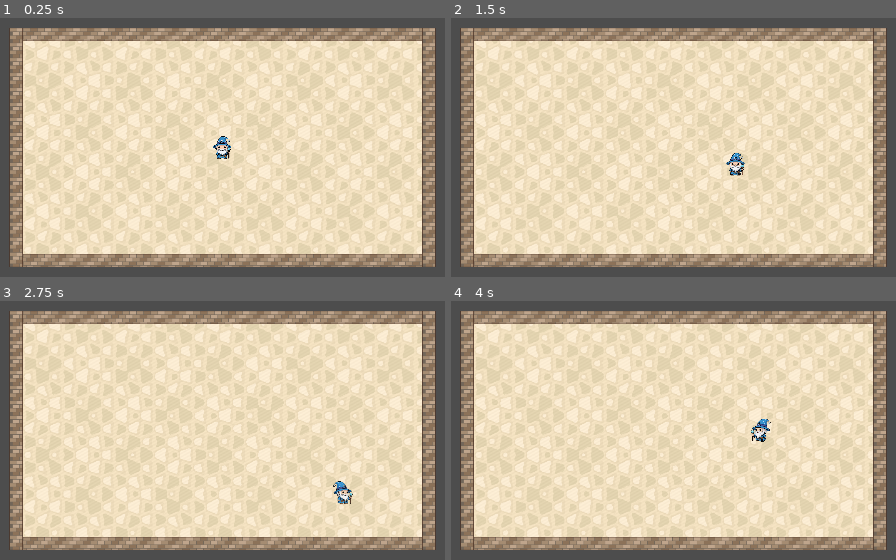
Above: before the commit, frames 1-4 (two rows, left to right).
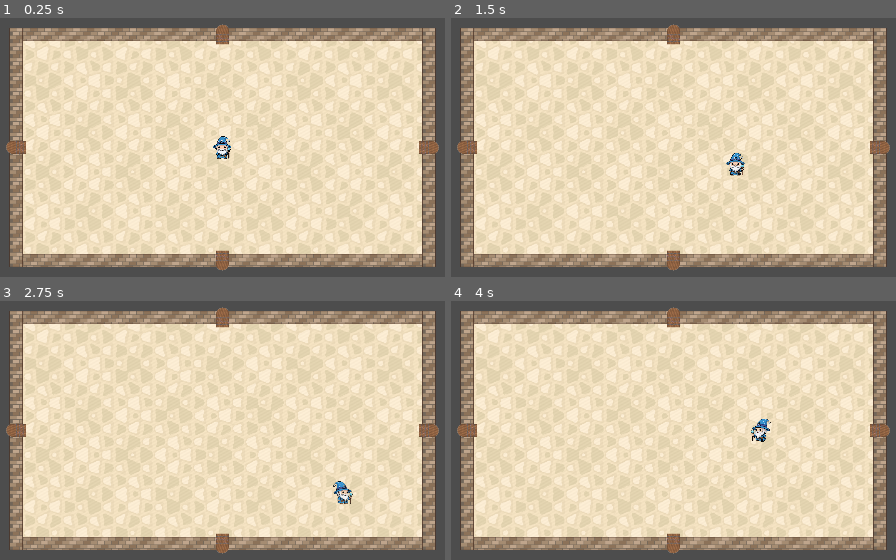
Above: after the commit, the same moments.

Repository: dsuarezmarra/spellloop
Game: Godot game, scene res://scenes/test/SimpleRoomTest.tscn
Same seed, same stepped clock (60 frames per second), same inputs: the game is played once before the commit and once after it.
Inputs (mouse positions are in pixels of both pictures, inside the frame that each line leads up to):
- Up to frame 1 (0.25 s): no input
- Up to frame 2 (1.5 s): tap Enter (ui_accept) at 0.5, 0.77 s; move the mouse to (851, 124) at 0.52 s; press the mouse at (851, 124) at 0.53 s; hold D (move_right) 0.53-1.28 s; move the mouse to (513, 170) at 1.27 s; release the mouse at (513, 170) at 1.28 s; hold S (move_down) from 1.28 s (still down); tap Shift (dash) at 1.35 s
- Up to frame 3 (2.75 s): tap Enter (ui_accept) at 1.52 s; move the mouse to (302, 332) at 2.02 s; release S (move_down) at 2.03 s; hold D (move_right) from 2.03 s (still down); tap R at 2.1 s
- Up to frame 4 (4 s): move the mouse to (633, 521) at 2.77 s; release D (move_right) at 2.78 s; hold W (move_up) 2.78-3.53 s; click (633, 521) at 2.85 s; tap Enter (ui_accept) at 3.02, 3.77 s; move the mouse to (outside the picture) at 3.52 s; hold A (move_left) from 3.53 s (still down); tap Shift (dash) at 3.6 s

The runs differ from the first frame. In frame 1, 0.8% of the frame differs, in the area x 1-99%, y 2-98%; in frame 2, 0.8%; in frame 3, 0.8%; in frame 4, 0.8%.
Error before the commit: Invalid operands 'float' and 'int' in operator '%'. (res://scripts/utils/MagicWallTextures.gd:140)

Commit message:
refactor: Optimizar la creación de puertas y texturas en el sistema de habitaciones

Diff:
--- a/project/scripts/test/SimpleRoomTest.gd
+++ b/project/scripts/test/SimpleRoomTest.gd
@@ -58,9 +58,7 @@
 	create_optimized_wall("left")
 	create_optimized_wall("right")
 
-	# Crear puertas (aberturas en las paredes)
-	create_test_door(Vector2(480, 0), "ARRIBA")
-	create_test_door(Vector2(480, 512), "ABAJO")
+	print("✅ Sala básica creada")
 
 func create_sand_floor():
 	"""Crear suelo de arena clara para toda el área de juego"""
@@ -104,43 +102,46 @@
 	print("✅ Suelo de arena creado - Área: ", floor_size, " en posición ", floor_pos)
 
 func create_magic_doors():
-	"""Crear puertas mágicas perfectamente alineadas con el grosor de pared (32px)"""
-	print("🚪 Creando puertas mágicas perfectamente dimensionadas")
-
-	# DIMENSIONES EXACTAS: Las puertas deben tener el EXACTO grosor de pared
-	var wall_thickness = 32.0
-	var door_width = wall_thickness        # Ancho = grosor de pared exacto
-	var door_height = wall_thickness * 1.5 # Alto proporcionado (48px)
-
-	# POSICIONES EXACTAS alineadas a los bordes exteriores
-	# Puerta superior - en el borde superior (y=0) centrada horizontalmente
+	"""Crear puertas mágicas perfectamente alineadas - COINCIDENCIA EXACTA con paredes"""
+	print("🚪 Creando puertas con dimensiones EXACTAS de paredes")
+
+	# DIMENSIONES EXACTAS de las paredes según create_optimized_wall
+	var wall_thickness = 32.0  # Mismo grosor exacto que visual_size de paredes
+	var door_base_width = wall_thickness    # 32px - coincidencia exacta
+	var door_base_height = wall_thickness * 1.5  # 48px - proporcionado
+
+	# TODAS las puertas usan las mismas dimensiones base
+	var door_size = Vector2(door_base_width, door_base_height)
+
+	# POSICIONES EXACTAS - Coinciden con las posiciones visuales reales de las paredes
+	# Puerta superior - Pared visual: Y=0 a Y=32, centro en Y=16
 	create_single_door("top",
-		Vector2(512 - door_width/2, 0),  # Centrada en X, pegada arriba
-		Vector2(door_width, door_height), 0)
-
-	# Puerta derecha - en el borde derecho (x=1024-32) centrada verticalmente
+		Vector2(512, 16),  # Centro horizontal de pantalla, centro vertical de pared superior
+		door_size, 0)
+
+	# Puerta derecha - Pared visual: X=992 a X=1024, centro en X=1008
 	create_single_door("right",
-		Vector2(1024 - wall_thickness, 288 - door_width/2),  # Pegada a la derecha, centrada en Y
-		Vector2(door_height, door_width), 90)  # Rotada 90°
-
-	# Puerta inferior - en el borde inferior (y=576-32) centrada horizontalmente
+		Vector2(1008, 288),  # Centro de pared derecha, centro vertical de pantalla
+		door_size, 90)
+
+	# Puerta inferior - Pared visual: Y=544 a Y=576, centro en Y=560
 	create_single_door("bottom",
-		Vector2(512 - door_width/2, 576 - wall_thickness),  # Centrada en X, pegada abajo
-		Vector2(door_width, door_height), 180)  # Rotada 180°
-
-	# Puerta izquierda - en el borde izquierdo (x=0) centrada verticalmente
+		Vector2(512, 560),  # Centro horizontal de pantalla, centro vertical de pared inferior
+		door_size, 180)
+
+	# Puerta izquierda - Pared visual: X=0 a X=32, centro en X=16
 	create_single_door("left",
-		Vector2(0, 288 - door_width/2),  # Pegada a la izquierda, centrada en Y
-		Vector2(door_height, door_width), 270)  # Rotada 270°
-
-	print("✅ Puertas mágicas perfectamente alineadas creadas: ", doors.size())
+		Vector2(16, 288),  # Centro de pared izquierda, centro vertical de pantalla
+		door_size, 270)
+
+	print("✅ Puertas con coincidencia EXACTA de grosor creadas: ", doors.size())
 
 func create_single_door(direction: String, pos: Vector2, size: Vector2, rotation_deg: float):
-	"""Crear una puerta individual perfectamente posicionada"""
+	"""Crear una puerta individual - TODAS IGUALES, solo rotadas"""
 	var door = Node2D.new()
 	var door_visual = TextureRect.new()
 
-	# Crear textura de puerta cerrada inicialmente
+	# Crear textura de puerta cerrada inicialmente - MISMA TEXTURA PARA TODAS
 	var door_texture = MagicWallTextures.create_magic_door_texture(false, size)
 
 	# Configurar visual de la puerta
@@ -149,30 +150,12 @@
 	door_visual.position = Vector2(-size.x/2, -size.y/2)  # Centrar en el pivot
 	door_visual.z_index = 15  # Por encima de paredes
 
-	# Configurar rotación
+	# Configurar rotación - SIMPLE, sin cálculos complicados
 	door.rotation_degrees = rotation_deg
 
-	# POSICIONAMIENTO PRECISO: El pivot debe estar en el centro de la puerta
-	# pero la puerta debe estar perfectamente alineada en el borde
-	var pivot_pos = pos
-
-	match direction:
-		"top":
-			# Puerta superior: pivot en el centro inferior de la puerta
-			pivot_pos = Vector2(pos.x + size.x/2, pos.y + size.y/2)
-		"bottom":
-			# Puerta inferior: pivot en el centro superior de la puerta
-			pivot_pos = Vector2(pos.x + size.x/2, pos.y + size.y/2)
-		"left":
-			# Puerta izquierda: pivot en el centro derecho de la puerta
-			pivot_pos = Vector2(pos.x + size.x/2, pos.y + size.y/2)
-		"right":
-			# Puerta derecha: pivot en el centro izquierdo de la puerta
-			pivot_pos = Vector2(pos.x + size.x/2, pos.y + size.y/2)
-
-	# Ensamblar puerta
+	# Ensamblar puerta - POSICIÓN DIRECTA
 	door.add_child(door_visual)
-	door.position = pivot_pos
+	door.position = pos  # Usar posición directamente
 	door.z_index = 15
 
 	# Datos de la puerta para control
--- a/project/scripts/utils/MagicWallTextures.gd
+++ b/project/scripts/utils/MagicWallTextures.gd
@@ -82,8 +82,8 @@
 	var shadow_color = Color(0.2, 0.15, 0.1, 1.0)   # Sombra profunda
 
 	var center_x = width / 2.0
-	var arch_radius = width / 2.0 - 1
-	var arch_height = arch_radius
+	var arch_radius = width / 2.0  # USAR TODO EL ANCHO - Sin restar
+	var arch_height = int(arch_radius)
 
 	# Crear forma de arco con mejor definición
 	for y in range(height):
@@ -94,20 +94,16 @@
 			var is_door = false
 			var is_border = false
 
-			if y >= arch_height and y < height - 1:
-				# Parte rectangular de la puerta
-				if x >= 1 and x < width - 1:
+			if y >= arch_height and y < height:
+				# Parte rectangular de la puerta - USAR TODO EL ANCHO SIN BORDES
+				if x >= 0 and x < width:
 					is_door = true
-				if x == 1 or x == width - 2:
-					is_border = true
 			else:
-				# Parte del arco
+				# Parte del arco - USAR TODO EL RADIO HASTA LOS BORDES
 				var dy = arch_height - y
 				var distance = sqrt(dx * dx + dy * dy)
-				if distance <= arch_radius - 1 and y >= 1:
+				if distance <= arch_radius and y >= 0:  # Usar TODO el radio disponible
 					is_door = true
-				elif distance <= arch_radius and y >= 1:
-					is_border = true
 
 			if is_door:
 				# Textura de madera mejorada con paneles
@@ -136,7 +132,7 @@
 					base_color = base_color.lerp(wood_dark, 0.3)
 
 				# Bandas metálicas decorativas horizontales
-				var metal_band_spacing = max(8, height / 6.0)
+				var metal_band_spacing = int(max(8, height / 6.0))
 				if (y - arch_height) % metal_band_spacing < 2 and y >= arch_height + 4:
 					var metal_shine = sin(x * 0.7) * 0.3 + 0.7
 					base_color = metal_bronze.lerp(metal_iron, metal_shine)
@@ -175,41 +171,18 @@
 	var portal_center = Color(0.8, 0.9, 1.0, 1.0)    # Centro brillante
 	var portal_mid = Color(0.4, 0.6, 1.0, 1.0)       # Medio azul
 	var portal_edge = Color(0.2, 0.3, 0.8, 1.0)      # Borde azul oscuro
-	var frame_color = Color(0.3, 0.2, 0.1, 1.0)      # Marco de madera
 	var transparent = Color(0, 0, 0, 0)               # Transparente
 
 	var width = int(size.x)
 	var height = int(size.y)
 	var center_x = width / 2.0
-	var arch_height = height * 0.7    # Misma proporción que puerta cerrada
-	var arch_radius = width / 2.0 - 2  # Radio ligeramente menor para el marco
+	var arch_height = int(height * 0.7)    # Misma proporción que puerta cerrada convertida a entero
+	var arch_radius = width / 2.0  # USAR TODO EL ANCHO - Igual que puerta cerrada
 
 	# Inicializar con transparente
 	image.fill(transparent)
 
-	# Crear marco de madera en forma de arco
-	for y in range(height):
-		for x in range(width):
-			var is_frame = false
-
-			if y >= arch_height:
-				# Parte rectangular inferior - solo los bordes
-				if x < 2 or x >= width - 2 or y >= height - 2:
-					is_frame = true
-			else:
-				# Parte del arco - crear marco
-				var dx = x - center_x
-				var dy = arch_height - y
-				var distance = sqrt(dx * dx + dy * dy)
-
-				# Marco: está dentro del radio exterior pero fuera del radio interior
-				if distance <= arch_radius + 2 and distance >= arch_radius - 1:
-					is_frame = true
-
-			if is_frame:
-				image.set_pixel(x, y, frame_color)
-
-	# Portal mágico con forma de arco
+	# Portal mágico con forma de arco - SIN MARCO para usar todo el espacio
 	for y in range(height):
 		for x in range(width):
 			var dx = x - center_x
@@ -217,21 +190,21 @@
 			# Determinar si está dentro del área del portal
 			var is_in_portal = false
 
-			if y >= arch_height + 2 and y < height - 2:
-				# Parte rectangular del portal
-				if x >= 2 and x < width - 2:
+			if y >= arch_height and y < height:
+				# Parte rectangular del portal - USAR TODO EL ANCHO COMPLETO
+				if x >= 0 and x < width:
 					is_in_portal = true
 			else:
-				# Parte del arco del portal
+				# Parte del arco del portal - USAR TODO EL RADIO
 				var dy = arch_height - y
 				var distance = sqrt(dx * dx + dy * dy)
-				if distance < arch_radius - 1:
+				if distance <= arch_radius:  # Usar TODO el radio disponible
 					is_in_portal = true
 
 			if is_in_portal:
 				# Crear gradiente radial múltiple desde el centro
 				var center_distance = sqrt(dx * dx + (y - height * 0.6) * (y - height * 0.6))
-				var max_distance = min(width, height) / 2.0 - 4
+				var max_distance = min(width, height) / 2.0  # USAR TODO EL ESPACIO SIN REDUCIR
 				var factor = clamp(center_distance / max_distance, 0.0, 1.0)
 
 				var portal_color
